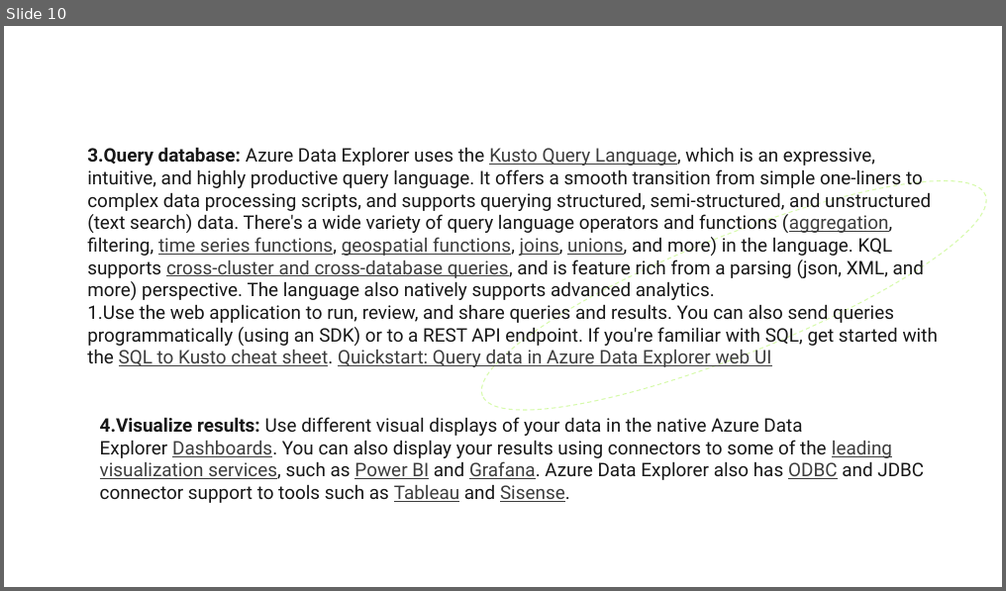
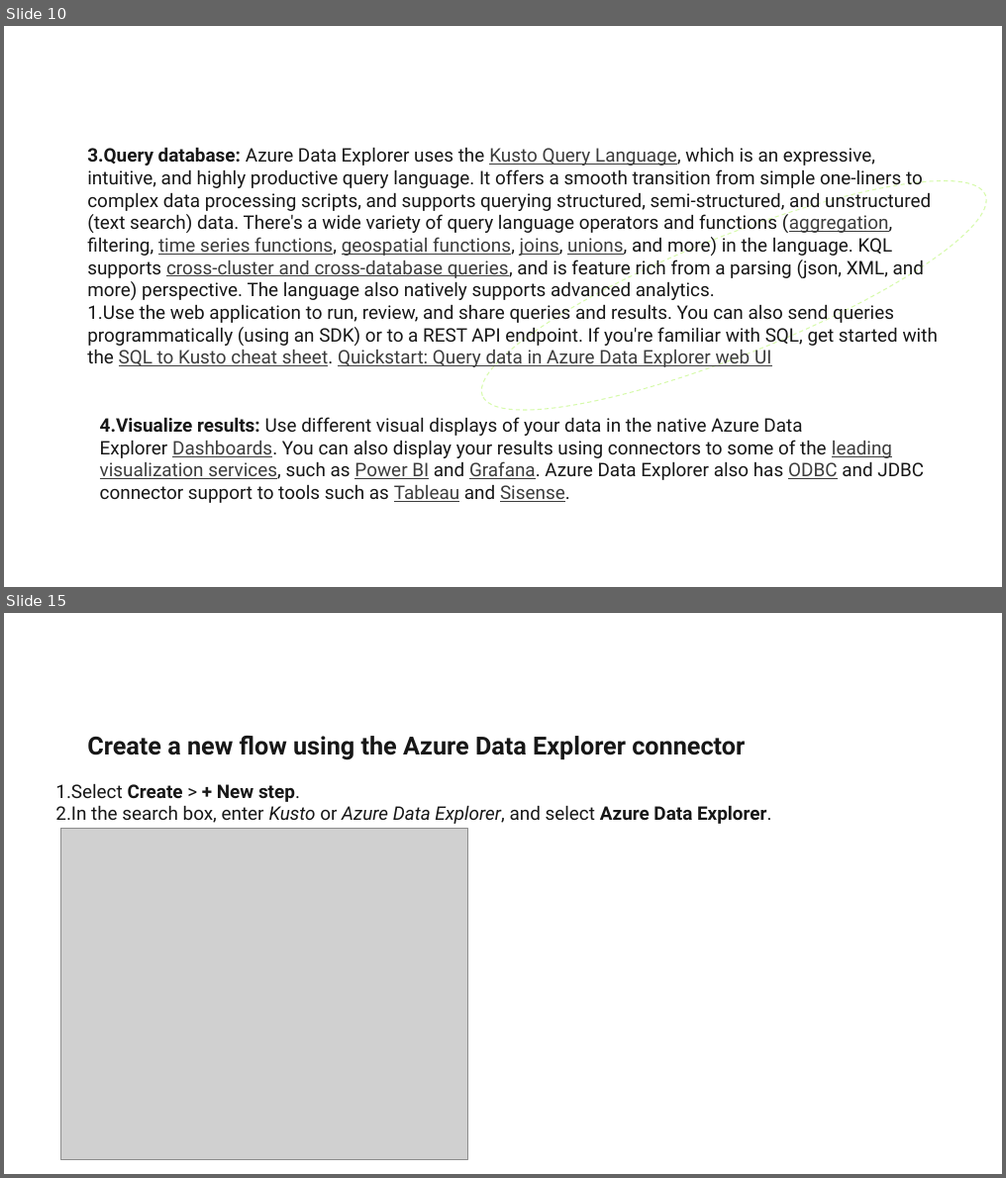
Before and after one commit to Deloitte-Azure-Accelerators/DataExplorer, a slide deck: Azure Data Explorer.pptx. Shown one above the other, each under a label of ours: slide 10 before the commit, slides 10 and 15 after it; the slides between them are not shown. The pictures are 1006x591 and 1006x1178 pixels, drawn with LibreOffice and Linux fonts; fonts in the diff are those of the drawing; grey boxes stand for pictures; background and template pictures are left out. Boxes give left, top, right and bottom in pixels: in the first picture for what was removed or moved away, otherwise in the second. Text is boxed around its words. In the diff, an @@ line names an element or a change of style, - is before the commit and + after.

```diff
--- a/Azure Data Explorer.pptx
+++ b/Azure Data Explorer.pptx
@@ slide 15 added at [4,613,1002,1174], background #FFFFFF; not listed: 1 template element that a slide beside it also shows @@
@@ text added at [87,736,745,761], 24 pt, text #171717, bold @@
+Create a new flow using the Azure Data Explorer connector
@@ text added at [55,783,771,824], 18 pt, text #171717 @@
+1. Select Create > + New step.
+2. In the search box, enter Kusto or Azure Data Explorer, and select Azure Data Explorer.
@@ picture added at [60,829,468,1160] @@
```
Also in this commit, not shown: 10 other slides added.
